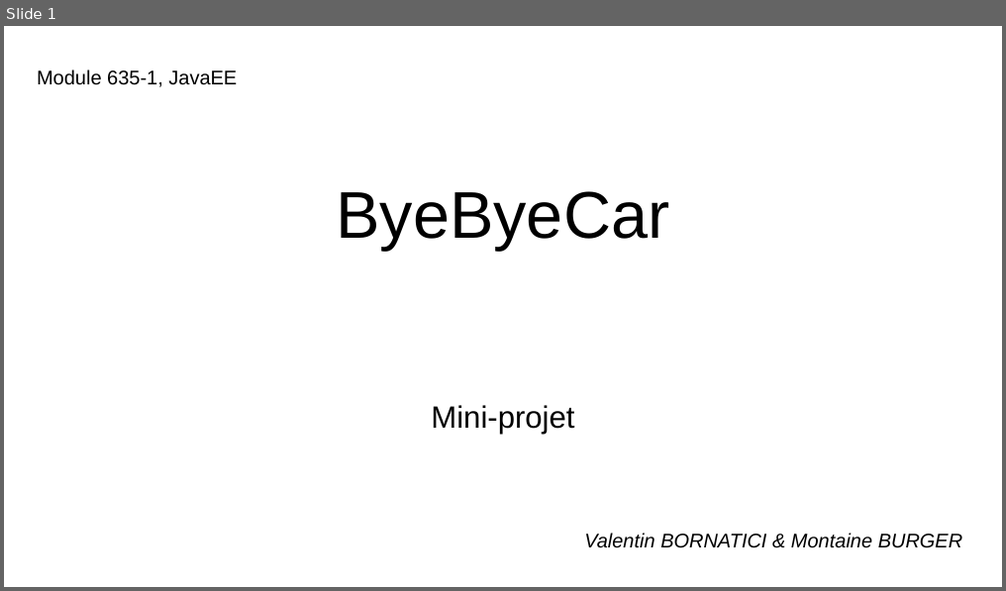
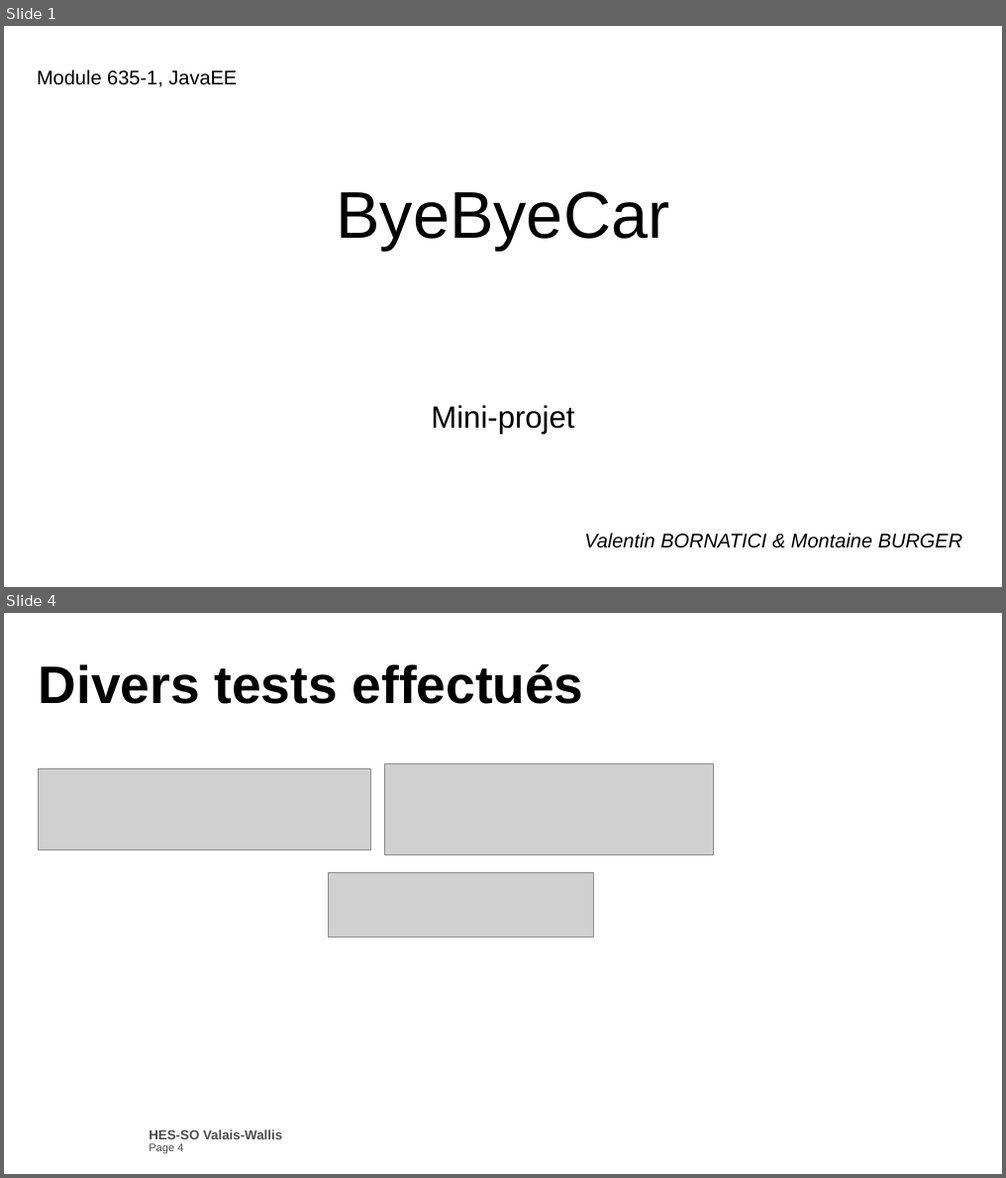
Before and after one commit to Bornatch/JavaEE_MiniProjet, a slide deck: Montaine_Valentin_ByeByeCar.pptx. Shown one above the other, each under a label of ours: slide 1 before the commit, slides 1 and 4 after it; the slides between them are not shown. The pictures are 1006x591 and 1006x1178 pixels, drawn with LibreOffice and Linux fonts; fonts in the diff are those of the drawing; grey boxes stand for pictures; background and template pictures are left out. Boxes give left, top, right and bottom in pixels: in the first picture for what was removed or moved away, otherwise in the second. Text is boxed around its words. In the diff, an @@ line names an element or a change of style, - is before the commit and + after.

```diff
--- a/Montaine_Valentin_ByeByeCar.pptx
+++ b/Montaine_Valentin_ByeByeCar.pptx
@@ slide 4 added at bbox=[4, 613, 1002, 1174], background #FFFFFF @@
@@ text added at bbox=[39, 664, 584, 704], 48 pt, text #000000, bold @@
+Divers tests effectués
@@ picture added at bbox=[38, 769, 370, 851] @@
@@ picture added at bbox=[384, 763, 713, 856] @@
@@ picture added at bbox=[329, 872, 594, 938] @@
@@ text added at bbox=[149, 1130, 282, 1155], 12 pt, text #4C4C4C, bold @@
+HES-SO Valais-Wallis
+Page 4
```
Also in this commit, not shown: 1 slide changed, 1 other slide added, 1 other file.
